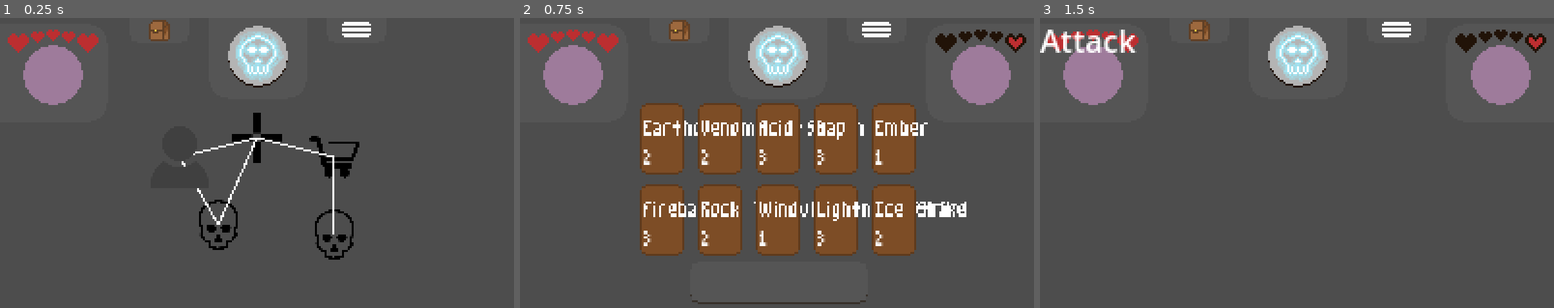
Above: before the commit, frames 1-3 (left to right).
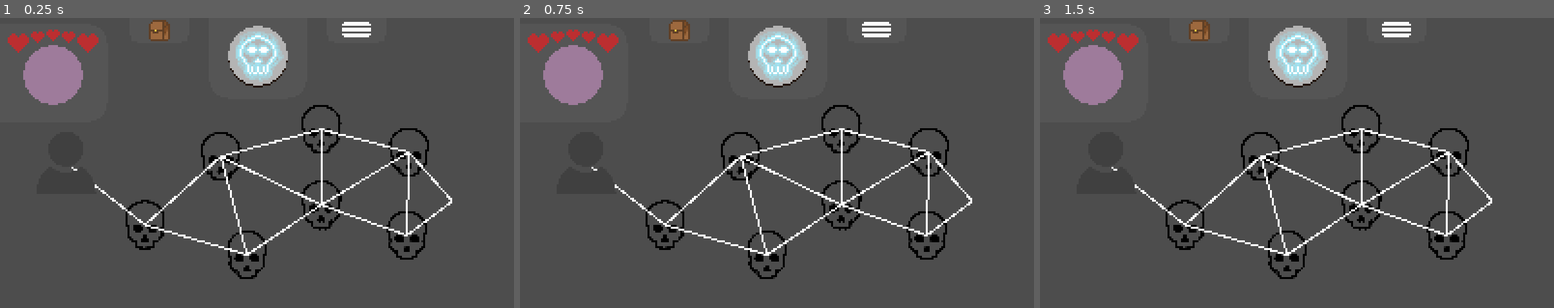
Above: after the commit, the same moments.

Repository: JosieBarber/roguelike
Game: Godot game, scene res://scenes/Main.tscn
Same seed, same stepped clock (60 frames per second), same inputs: the game is played once before the commit and once after it.
Inputs (mouse positions are in pixels of both pictures, inside the frame that each line leads up to):
- Up to frame 1 (0.25 s): no input
- Up to frame 2 (0.75 s): tap Enter at 0.5 s; move the mouse to (735, 223) at 0.52 s; click (735, 223) at 0.67 s
- Up to frame 3 (1.5 s): tap Space at 0.77, 1.25 s; move the mouse to (1194, 177) at 1.27 s; click (1194, 177) at 1.42 s

The runs differ from the first frame. In frame 1, 5.5% of the frame differs, in the area x 13-88%, y 30-90%; in frame 2, 26%, in the area x 13-99%, y 4-99%; in frame 3, 6.9%.

Commit message:
Start to implement the random node positions

Diff:
--- a/scenes/Navigation.tscn
+++ b/scenes/Navigation.tscn
@@ -7,7 +7,7 @@
 script = ExtResource("1")
 
 [node name="Map" type="Node2D" parent="."]
-position = Vector2(73, 52)
+position = Vector2(14.13, 54.755)
 
 [node name="Nodes" type="Node2D" parent="Map"]
 
--- /dev/null
+++ b/scenes/NavigationTesting.tscn
@@ -0,0 +1,27 @@
+[gd_scene load_steps=4 format=3 uid="uid://b8m460nct2cep"]
+
+[ext_resource type="PackedScene" uid="uid://cgkdb7rsiqdti" path="res://scenes/Navigation.tscn" id="2_crddh"]
+[ext_resource type="Texture2D" uid="uid://c6kpuclumlo20" path="res://assets/Combat/CombatCoinIcon.png" id="2_f3h6u"]
+
+[sub_resource type="ViewportTexture" id="ViewportTexture_8n6pg"]
+viewport_path = NodePath("Node3D/SubViewport")
+
+[node name="NavigationTesting" type="Node3D"]
+
+[node name="Node3D" type="Node3D" parent="."]
+
+[node name="SubViewport" type="SubViewport" parent="Node3D"]
+
+[node name="Sprite2D" type="Sprite2D" parent="Node3D/SubViewport"]
+visible = false
+position = Vector2(133, 75)
+scale = Vector2(4, 4)
+texture = ExtResource("2_f3h6u")
+
+[node name="Navigation" parent="Node3D/SubViewport" instance=ExtResource("2_crddh")]
+
+[node name="Sprite3D" type="Sprite3D" parent="Node3D"]
+texture = SubResource("ViewportTexture_8n6pg")
+
+[node name="Camera3D" type="Camera3D" parent="."]
+transform = Transform3D(1, 0, 0, 0, 0.838671, -0.544639, 0, 0.544639, 0.838671, -0.52, 0.295, 3.015)
--- a/scripts/NavigationScripts/navigation.gd
+++ b/scripts/NavigationScripts/navigation.gd
@@ -33,17 +33,37 @@
 	_initialize_map()
 
 func _initialize_map():
-	# Create nodes and paths for navigation
-	var node1 = _create_navigation_node(Vector2(20, 20), NodeType.BLANK)
-	var node2 = _create_navigation_node(Vector2(40, 55), NodeType.COMBAT)
-	var node3 = _create_navigation_node(Vector2(60, 10), NodeType.CLINIC)
-	var node4 = _create_navigation_node(Vector2(100, 20), NodeType.SHOP)
-	var node5 = _create_navigation_node(Vector2(100, 60), NodeType.COMBAT)
+	var rng = RandomNumberGenerator.new()
+	rng.randomize()
 
-	current_node = node1
+	# Create starting node
+	var start_node = _create_navigation_node(Vector2(20, 20), NodeType.BLANK)
+	current_node = start_node
+	nodes[start_node] = true  # Mark the starting node as visited
+
+	# Create 7 procedural nodes
+	var created_nodes = 0
+	while created_nodes < 7:
+		var x = rng.randf_range(0, 200)
+		var y = rng.randf_range(0, 70)
+		var position = Vector2(x, y)
+		if not _is_overlapping(position):
+			_create_navigation_node(position, NodeType.COMBAT)
+			created_nodes += 1
+
+	# Create ending node
+	var end_node = _create_navigation_node(Vector2(220, 40), NodeType.BLANK)
+
 	$Map/PlayerIcon.position = current_node.position
 	_update_adjacent_nodes()
 	_draw_paths()
+
+func _is_overlapping(position: Vector2) -> bool:
+	for node in nodes.keys():
+		var rng = RandomNumberGenerator.new()
+		if node.position.distance_to(position) < rng.randf_range(30, 60):
+			return true
+	return false
 
 func _create_navigation_node(position: Vector2, node_type: int) -> Node2D:
 	var node = Node2D.new()
